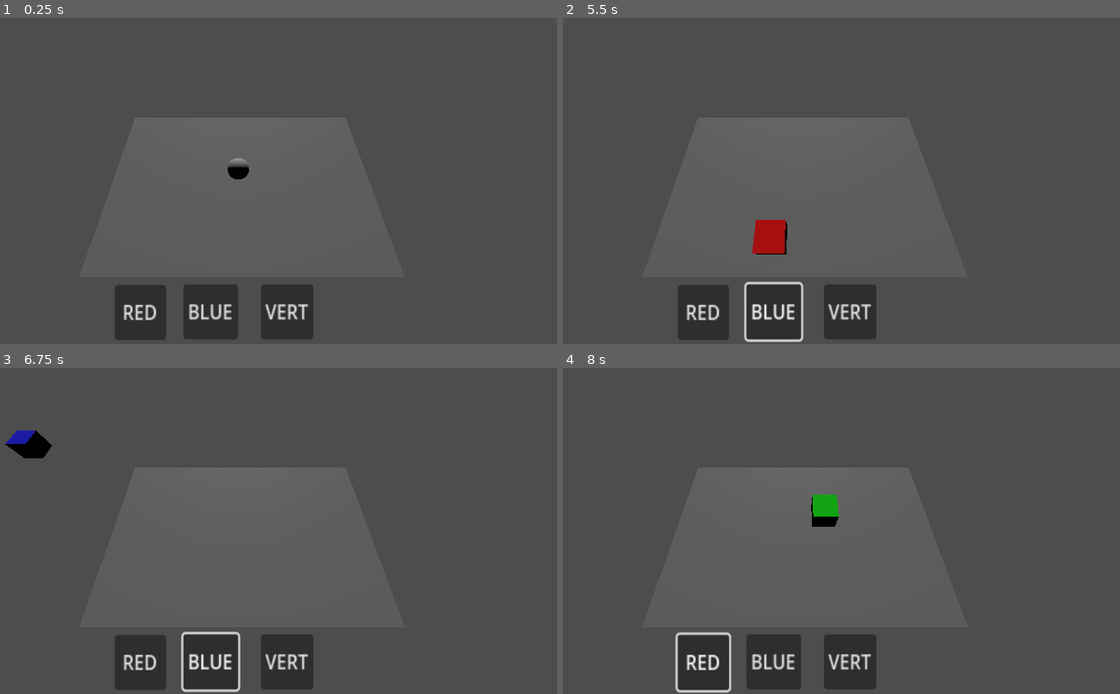
Above: before the commit, frames 1-4 (two rows, left to right).
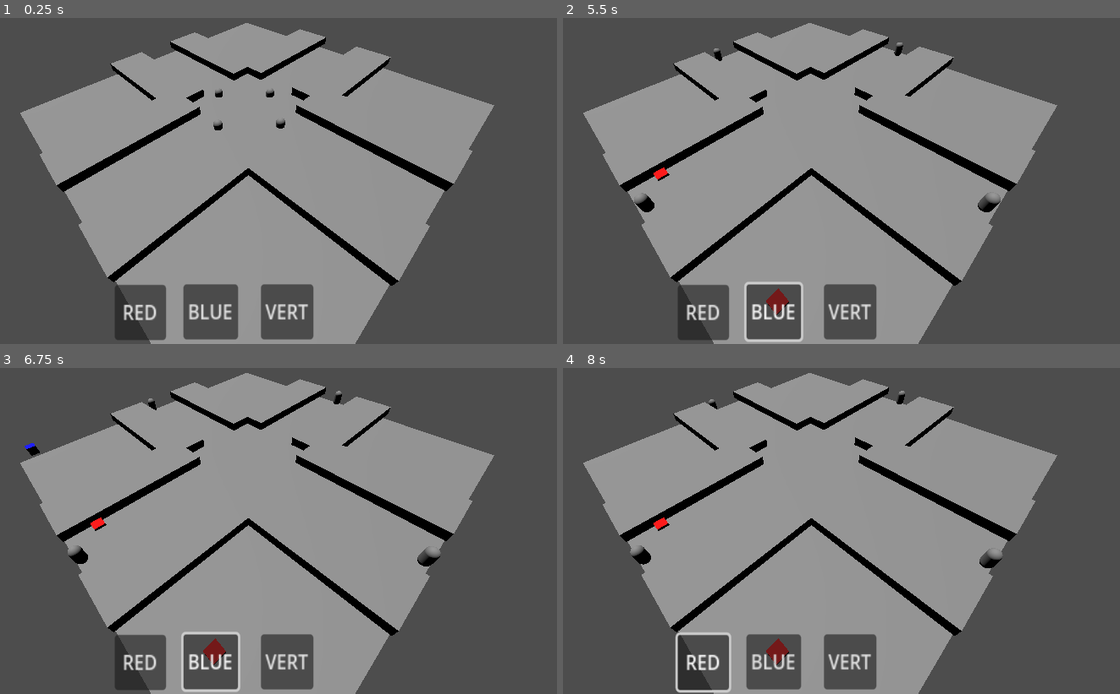
Above: after the commit, the same moments.

Repository: FluffyPrincesseKoala/Fraiz
Game: Godot game, scene res://levels/level_00.tscn
Same seed, same stepped clock (60 frames per second), same inputs: the game is played once before the commit and once after it. Before the commit the project starts from res://node_3d.tscn.
Inputs (mouse positions are in pixels of both pictures, inside the frame that each line leads up to):
- Up to frame 1 (0.25 s): no input
- Up to frame 2 (5.5 s): click "RED" at 0.5 s; click "BLUE" at 1.25 s; click "VERT" at 2 s; tap Enter (ui_accept) at 2.75, 3.02, 3.77, 5.27 s; move the mouse to (947, 135) at 2.77 s; hold Right (ui_right) 2.78-3.53 s; tap Tab (deselect_traps, bound only after the commit) at 2.85, 3.8, 4.35, 5.3 s; click (947, 135) at 3.05 s; move the mouse to (663, 174) at 3.52 s; hold Down (ui_down) 3.53-4.28 s; click (663, 174) at 3.6 s; move the mouse to (869, 70) at 4.27 s; hold Right (ui_right) 4.28-5.03 s; click (869, 70) at 4.55 s; move the mouse to (769, 229) at 5.02 s; hold Up (ui_up) from 5.03 s (still down); click (769, 229) at 5.1 s
- Up to frame 3 (6.75 s): tap Enter (ui_accept) at 5.75, 6.02, 6.5 s; move the mouse to (440, 560) at 5.77 s; release Up (ui_up) at 5.78 s; hold Left (ui_left) from 5.78 s (still down); tap Tab (deselect_traps, bound only after the commit) at 5.85 s; click (440, 560) at 6.05 s; move the mouse to (33, 446) at 6.52 s; click (33, 446) at 6.6 s
- Up to frame 4 (8 s): tap Enter (ui_accept) at 6.77, 7.25 s; tap Tab (deselect_traps, bound only after the commit) at 6.8, 7.35 s; move the mouse to (835, 504) at 7.27 s; release Left (ui_left) at 7.28 s; hold Down (ui_down) from 7.28 s (still down); click (835, 504) at 7.55 s

The runs differ from the first frame. In frame 1, 56% of the frame differs, in the area x 3-89%, y 1-100%; in frame 2, 56%; in frame 3, 56%, in the area x 0-89%, y 1-100%; in frame 4, 56%.

Commit message:
integrated everything

Diff:
--- a/BlueButton.gd
+++ b/BlueButton.gd
@@ -40,3 +40,4 @@
 			intersection.y = round(intersection.y)
 			intersection.z = round(intersection.z)
 			%StaticBody3D.position = intersection
+			GlobalVariable.trapSelectedPosition = intersection
--- a/GlobalGameState.gd
+++ b/GlobalGameState.gd
@@ -1,4 +1,12 @@
 extends Node
 
 @export var available_traps: Array
-@export var number_of_coin: int = 0;
+@export var number_of_coin: int = 10;
+
+enum GameState {
+	STARTED,
+	PAUSED,
+	PRE_WAVE
+}
+
+@export var game_state: GameState = GameState.PRE_WAVE;
--- a/GreenButton.gd
+++ b/GreenButton.gd
@@ -40,3 +40,4 @@
 			intersection.y = round(intersection.y)
 			intersection.z = round(intersection.z)
 			%StaticBody3D.position = intersection
+			GlobalVariable.trapSelectedPosition = intersection
--- a/RedButton.gd
+++ b/RedButton.gd
@@ -38,3 +38,4 @@
 			intersection.y = round(intersection.y)
 			intersection.z = round(intersection.z)
 			%StaticBody3D.position = intersection
+			GlobalVariable.trapSelectedPosition = intersection
--- a/character_basic.gd
+++ b/character_basic.gd
@@ -49,8 +49,12 @@
 		character_death.emit();
 		queue_free()
 
+func take_damage(damage_taken: int):
+	receive_dammage(damage_taken)
+
 func _physics_process(delta):
-
+	if (GlobalGameState.game_state != GlobalGameState.GameState.STARTED):
+		return
 	var direction = Vector3();
 	var target_position = marker.global_position;
 
@@ -63,4 +67,5 @@
 	if abs(global_position.distance_to(marker.global_position)) <= 2:
 		velocity = Vector3();
 	print(velocity)
+
 	move_and_slide()
--- a/control.gd
+++ b/control.gd
@@ -1,6 +1,7 @@
 extends Control
 
-
+signal  trap_selected(trap_type: int, position: Vector3)
+@export var trap_target_spawn_location = Vector3()
 # Called when the node enters the scene tree for the first time.
 func _ready():
 	pass # Replace with function body.
@@ -8,21 +9,9 @@
 
 # Called every frame. 'delta' is the elapsed time since the previous frame.
 func _process(delta):
-	pass
-
-func set_posTrap():
-		var plane = Plane(Vector3(0, 1, 0), 1)
-		%StaticBody3D.visible = true
-		var mouse_pos = get_viewport().get_mouse_position()
-		var camera = get_viewport().get_camera_3d()
-		if camera:
-			# Cast a ray from the mouse position
-			var ray_origin = camera.project_ray_origin(mouse_pos)
-			var ray_direction = camera.project_ray_normal(mouse_pos)
-
-			# Intersect the ray with the plane
-			var intersection = plane.intersects_ray(ray_origin, ray_direction)
-			intersection.x = round(intersection.x)
-			intersection.y = round(intersection.y)
-			intersection.z = round(intersection.z)
-			%StaticBody3D.position = intersection
+	if Input.is_action_just_pressed("put_trap") && GlobalVariable.trapSelected != 0:
+		trap_selected.emit(GlobalVariable.trapSelected, GlobalVariable.trapSelectedPosition)
+	if Input.is_action_just_pressed("deselect_traps"):
+		GlobalVariable.trapSelected = 0
+		GlobalVariable.trapSelectedPosition = Vector3()
+		$StaticBody3D.visible = false;
--- a/control.tscn
+++ b/control.tscn
@@ -91,3 +91,5 @@
 unique_name_in_owner = true
 mesh = SubResource("BoxMesh_51axn")
 surface_material_override/0 = SubResource("StandardMaterial3D_c8qg8")
+
+[connection signal="trap_selected" from="." to="RedButton" method="_on_control_trap_selected"]
--- a/levels/level_00.tscn
+++ b/levels/level_00.tscn
@@ -1,6 +1,8 @@
-[gd_scene load_steps=7 format=3 uid="uid://dv2d2cpwp3vs8"]
+[gd_scene load_steps=9 format=3 uid="uid://dv2d2cpwp3vs8"]
 
-[ext_resource type="PackedScene" uid="uid://b2gu1pi4brigf" path="res://characters.tscn" id="1_65e3f"]
+[ext_resource type="PackedScene" uid="uid://ce4twf0tmubhv" path="res://characters.tscn" id="1_65e3f"]
+[ext_resource type="Script" path="res://trap_spawner.gd" id="1_vjkn1"]
+[ext_resource type="PackedScene" uid="uid://blcjb0cv4o1xf" path="res://control.tscn" id="2_ovfkk"]
 
 [sub_resource type="NavigationMesh" id="NavigationMesh_yyt4i"]
 vertices = PackedVector3Array(-19.5, 0.5, -19.5, -19.5, 0.5, -8.25, -8, 0.5, -8.25, -8, 0.5, -19.5, -7, 3, -7.5, -5.25, …(3153 unchanged characters)…
@@ -14,12 +16,13 @@
 size = Vector3(40, 1, 40)
 
 [sub_resource type="BoxMesh" id="BoxMesh_rtv4c"]
-size = Vector3(5, 2.5, 15)
+size = Vector3(5, 1, 15)
 
 [sub_resource type="BoxShape3D" id="BoxShape3D_bn2ye"]
 size = Vector3(5, 2.5, 5)
 
 [node name="Node3D" type="Node3D"]
+script = ExtResource("1_vjkn1")
 
 [node name="environment" type="NavigationRegion3D" parent="."]
 navigation_mesh = SubResource("NavigationMesh_yyt4i")
@@ -122,11 +125,10 @@
 shape = SubResource("BoxShape3D_bn2ye")
 
 [node name="Camera3D" type="Camera3D" parent="."]
-transform = Transform3D(0.0177181, -0.689632, 0.723943, 0.0168733, 0.72416, 0.689426, -0.999701, -8.36553e-13, 0.0244671, 14.4945, 17.6739, 0)
-fov = 90.0
+transform = Transform3D(0.7223, 0.522287, -0.45332, -0.0359527, 0.682956, 0.729574, 0.690645, -0.510673, 0.512077, -17.1248, 17.9485, 17.0666)
 
 [node name="DirectionalLight3D" type="DirectionalLight3D" parent="."]
-transform = Transform3D(1, 0, 0, 0, 1, 0, 0, 0, 1, 23, 27, 0)
+transform = Transform3D(0.999994, -0.00222667, 0.00249233, -0.00300178, -0.270528, 0.962707, -0.00146939, -0.96271, -0.270533, 23, 27, 3.27739)
 
 [node name="char01" parent="." instance=ExtResource("1_65e3f")]
 transform = Transform3D(1, 0, 0, 0, 1, 0, 0, 0, 1, 3.99931, 0, 0)
@@ -152,6 +154,10 @@
 [node name="Marker3D" parent="char04/CharacterBody3D" index="3"]
 transform = Transform3D(1, 0, 0, 0, 1, 0, 0, 0, 1, -0.138688, 0, -14.8592)
 
+[node name="Control" parent="." instance=ExtResource("2_ovfkk")]
+
+[connection signal="trap_selected" from="Control" to="." method="_on_control_trap_selected"]
+
 [editable path="char01"]
 [editable path="char02"]
 [editable path="char03"]
--- a/node_3d.tscn
+++ b/node_3d.tscn
@@ -1,15 +1,13 @@
 [gd_scene load_steps=6 format=3 uid="uid://7v2fj2e6xjx5"]
 
 [ext_resource type="PackedScene" uid="uid://d11x6ncpsdhlr" path="res://character_body_3d.tscn" id="1_8h646"]
-[ext_resource type="Script" path="res://node_3d.gd" id="1_8jw3v"]
+[ext_resource type="Script" path="res://trap_variables.gd" id="1_8jw3v"]
 [ext_resource type="PackedScene" uid="uid://blcjb0cv4o1xf" path="res://control.tscn" id="2_yx8bp"]
 
 [sub_resource type="BoxShape3D" id="BoxShape3D_fvnv6"]
 size = Vector3(2.93127, 0.0915527, 4.67928)
 
 [sub_resource type="BoxMesh" id="BoxMesh_55l8y"]
-
-[sub_resource type="SphereShape3D" id="SphereShape3D_wwbo5"]
 
 [node name="Node3D" type="Node3D"]
 script = ExtResource("1_8jw3v")
@@ -20,11 +18,11 @@
 
 [node name="soleeee" type="StaticBody3D" parent="."]
 
-[node name="CollisionShape3D" type="CollisionShape3D" parent="StaticBody3D"]
+[node name="StaticBody3D#CollisionShape3D" type="CollisionShape3D" parent="."]
 transform = Transform3D(3.93162, 0, 0, 0, 1, 0, 0, 0, 1, 0.160461, 0.0700853, 1.80801)
 shape = SubResource("BoxShape3D_fvnv6")
 
-[node name="MeshInstance3D" type="MeshInstance3D" parent="StaticBody3D"]
+[node name="StaticBody3D#MeshInstance3D" type="MeshInstance3D" parent="."]
 transform = Transform3D(11.552, 0, 0, 0, 0.130849, 0, 0, 0, 7.38997, 0.159284, 0.062025, 0.512905)
 mesh = SubResource("BoxMesh_55l8y")
 
--- a/project.godot
+++ b/project.godot
@@ -11,13 +11,13 @@
 [application]
 
 config/name="Fraiz"
-run/main_scene="res://node_3d.tscn"
+run/main_scene="res://levels/level_00.tscn"
 config/features=PackedStringArray("4.2", "Forward Plus")
 config/icon="res://icon.svg"
 
 [autoload]
 
-GlobalVariable="*res://node_3d.gd"
+GlobalVariable="*res://trap_variables.gd"
 GlobalGameState="*res://GlobalGameState.gd"
 
 [file_customization]
@@ -25,6 +25,7 @@
 folder_colors={
 "res://animations/": "yellow"
 }
+
 [input]
 
 rotate_trap={
@@ -32,3 +33,18 @@
 "events": [Object(InputEventKey,"resource_local_to_scene":false,"resource_name":"","device":0,"window_id":0,"alt_pressed":false,"shift_pressed":false,"ctrl_pressed":false,"meta_pressed":false,"pressed":false,"keycode":0,"physical_keycode":82,"key_label":0,"unicode":0,"echo":false,"script":null)
 ]
 }
+put_trap={
+"deadzone": 0.5,
+"events": [Object(InputEventMouseButton,"resource_local_to_scene":false,"resource_name":"","device":-1,"window_id":0,"alt_pressed":false,"shift_pressed":false,"ctrl_pressed":false,"meta_pressed":false,"button_mask":0,"position":Vector2(0, 0),"global_position":Vector2(0, 0),"factor":1.0,"button_index":1,"canceled":false,"pressed":false,"double_click":false,"script":null)
+]
+}
+deselect_traps={
+"deadzone": 0.5,
+"events": [Object(InputEventKey,"resource_local_to_scene":false,"resource_name":"","device":-1,"window_id":0,"alt_pressed":false,"shift_pressed":false,"ctrl_pressed":false,"meta_pressed":false,"pressed":false,"keycode":0,"physical_keycode":4194306,"key_label":0,"unicode":0,"echo":false,"script":null)
+]
+}
+start_wave={
+"deadzone": 0.5,
+"events": [Object(InputEventKey,"resource_local_to_scene":false,"resource_name":"","device":-1,"window_id":0,"alt_pressed":false,"shift_pressed":false,"ctrl_pressed":false,"meta_pressed":false,"pressed":false,"keycode":0,"physical_keycode":4194309,"key_label":0,"unicode":0,"echo":false,"script":null)
+]
+}
--- a/test_character.tscn
+++ b/test_character.tscn
@@ -46,12 +46,6 @@
 [node name="charactzer" parent="." instance=ExtResource("1_3tuyd")]
 transform = Transform3D(1, 0, 0, 0, 1, 0, 0, 0, 1, 0, 1.03924, 0)
 
-[node name="CharacterBody3D" parent="charactzer" index="0"]
-speed = null
-acceleration = null
-ai_mode = null
-dodge_direction = null
-
 [node name="Marker3D" parent="charactzer/CharacterBody3D" index="3"]
 transform = Transform3D(1, 0, 0, 0, 1, 0, 0, 0, 1, 3.27364, 0.00401402, 1.9718)
 
--- /dev/null
+++ b/trap_spawner.gd
@@ -0,0 +1,38 @@
+extends Node3D
+
+signal cannotCreateTrap_tooPoor(trap_id: int)
+
+@onready var spike_trap = preload("res://spike.tscn")
+@onready var trap_costs = {
+	1: 5,
+}
+
+# Called when the node enters the scene tree for the first time.
+func _ready():
+	print(trap_costs.get(1))
+	pass # Replace with function body.
+
+func getTrapCost(trap_id: int) -> int:
+	assert(trap_costs.has(trap_id), "fuck...")
+	return trap_costs[trap_id]
+
+# Called every frame. 'delta' is the elapsed time since the previous frame.
+func _process(delta):
+	if Input.is_action_just_pressed("start_wave"):
+		GlobalGameState.game_state = GlobalGameState.GameState.STARTED
+
+func instanciateTrap(node: Node3D, position: Vector3, trap_id: int):
+	var cost = getTrapCost(trap_id)
+	if GlobalGameState.number_of_coin - cost < 0:
+		cannotCreateTrap_tooPoor.emit(trap_id)
+		print("you poor")
+		return
+	node.global_position = position
+	GlobalGameState.number_of_coin -= cost
+	add_child(node)
+
+func _on_control_trap_selected(trap_type: int, position: Vector3):
+	if trap_type == 1:
+		instanciateTrap(spike_trap.instantiate(), position, trap_type)
+	else:
+		print("oh nooooo!!!")
--- a/node_3d.gd
+++ b/trap_variables.gd
@@ -2,3 +2,4 @@
 
 var trapSelected = 0
 var cameraMain = Camera3D
+var trapSelectedPosition = Vector3()
Not shown: 1 places in test_character.tscn that only renumber resources
